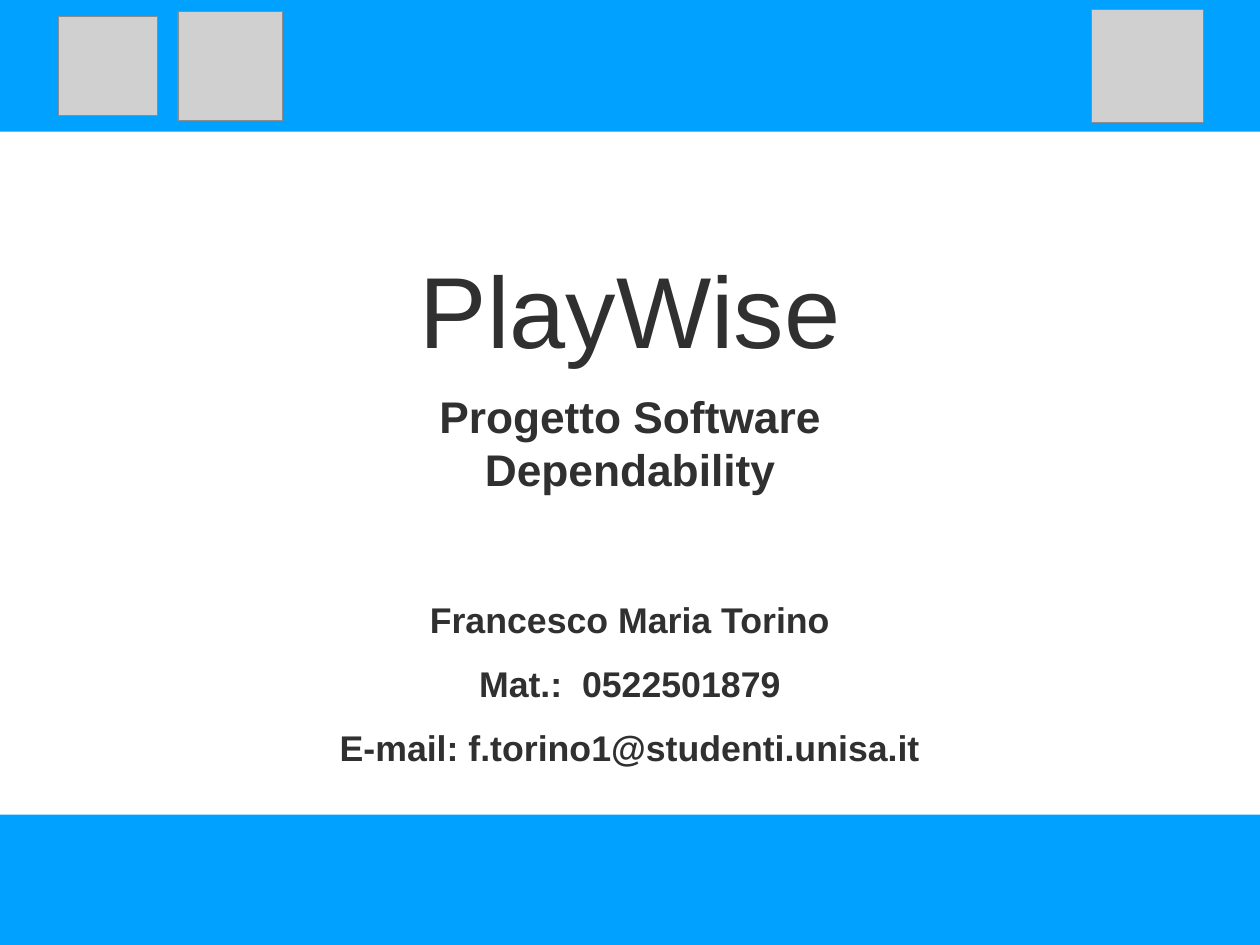
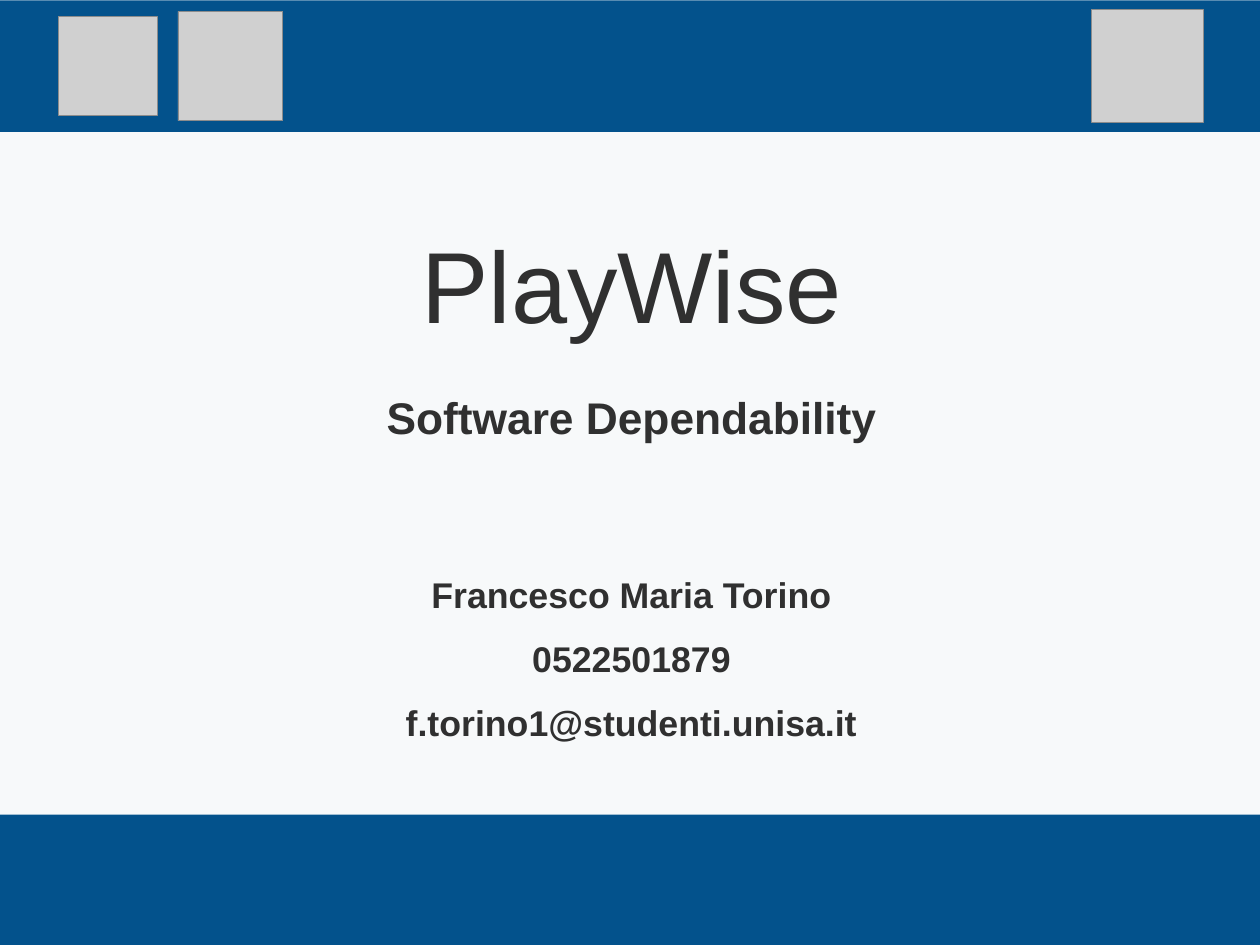
Before and after one commit to FrancescoTorino1999/PlayWiseDependability, a slide deck: slide 1 of Presentazione/Presentazione Playwise SwD.pptx. Drawn at 1260x945 pixels with LibreOffice and Linux fonts; fonts in the diff are those of the drawing; grey boxes stand for pictures. Boxes give left, top, right and bottom in pixels: in the first picture for what was removed or moved away, otherwise in the second. Text is boxed around its words. In the diff, an @@ line names an element or a change of style, - is before the commit and + after.

```diff
--- a/Presentazione/Presentazione Playwise SwD.pptx
+++ b/Presentazione/Presentazione Playwise SwD.pptx
@@ background #FFFFFF to #F7F9FA @@
@@ rectangle at (0,1,1260,133): fill #00A1FF to #03528C @@
@@ title "PlayWise": place and size @@
-title "PlayWise" at (420,275,840,367)
+title "PlayWise" at (421,250,841,342)
@@ text at (387,402,876,443): text changed @@
-Progetto Software Dependability
+Software Dependability
@@ text at (406,582,857,742): text changed @@
-Francesco Maria Torino
-Mat.: 0522501879
-E-mail: f.torino1@studenti.unisa.it
+Francesco Maria Torino
+0522501879
+f.torino1@studenti.unisa.it
@@ rectangle at (0,815,1260,945): fill #00A1FF to #03528C @@
```
Also in this commit, not shown: 6 other slides changed, 6 slides added, 3 other files.
